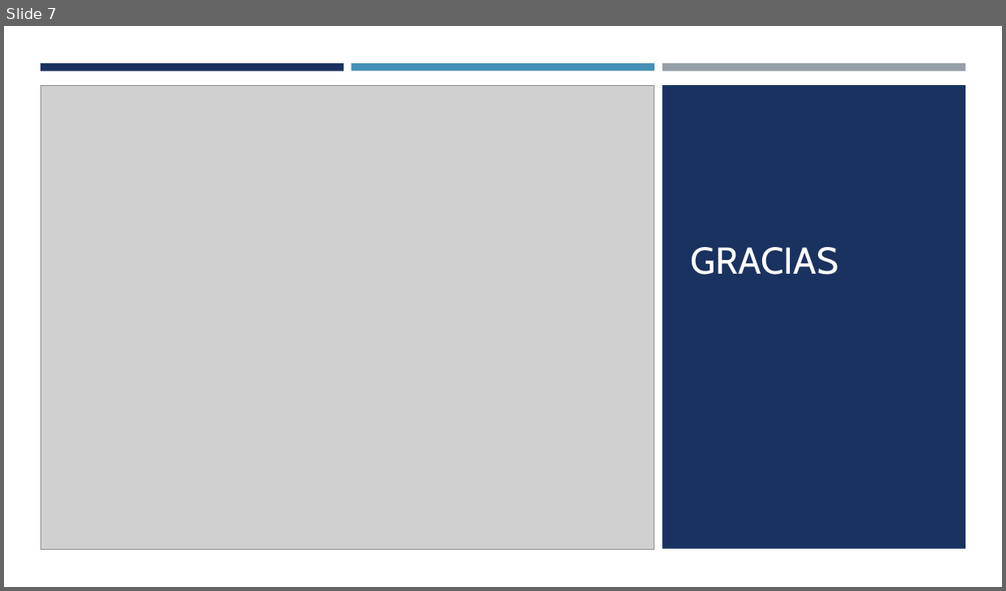
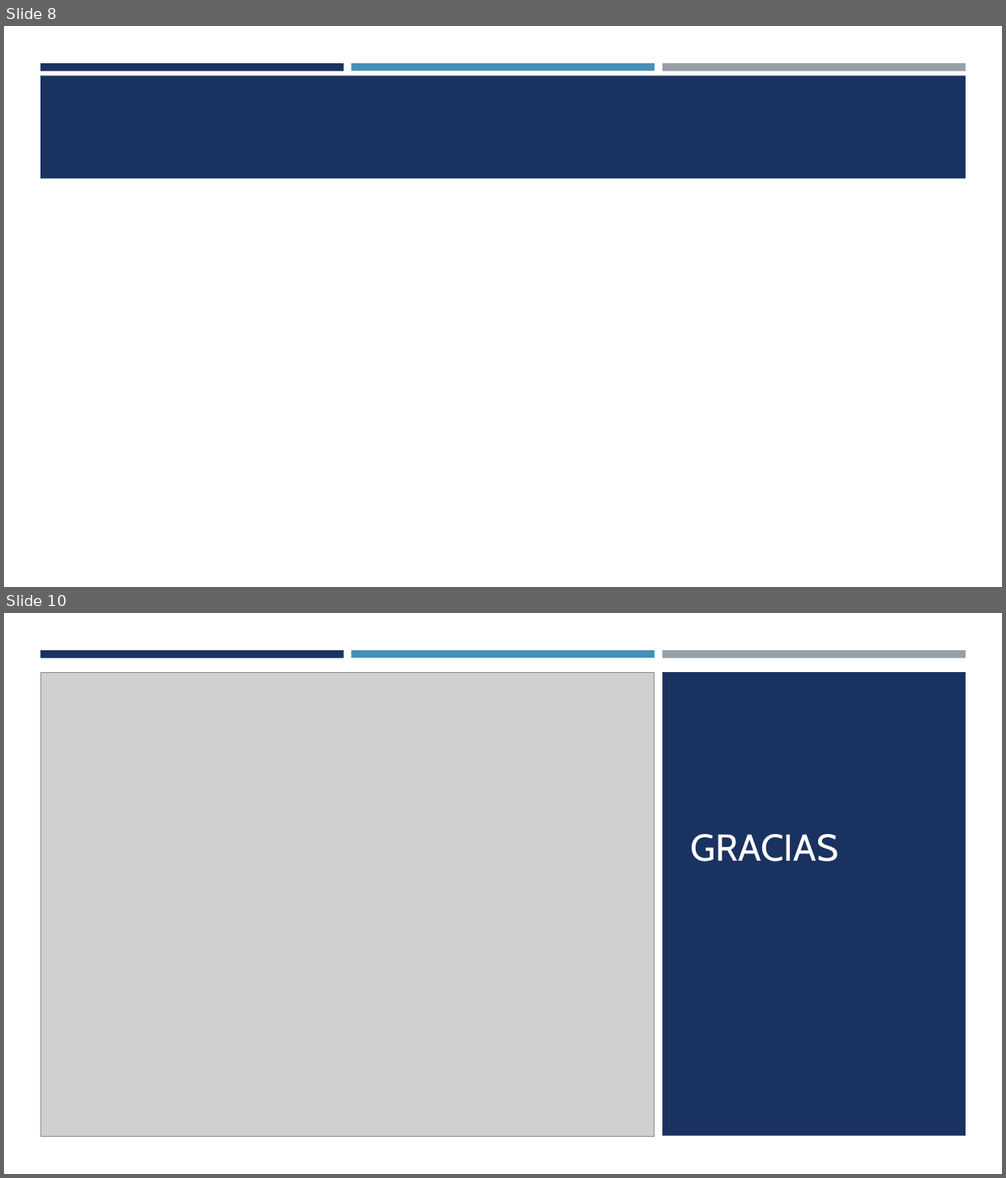
Before and after one commit to Vitali22/tesis, a slide deck: DocumentosTesina/Presentación.pptx. Shown one above the other, each under a label of ours: slide 7 before the commit, slides 8 and 10 after it; the slides between them are not shown. The pictures are 1006x591 and 1006x1178 pixels, drawn with LibreOffice and Linux fonts; fonts in the diff are those of the drawing; grey boxes stand for pictures. Boxes give left, top, right and bottom in pixels: in the first picture for what was removed or moved away, otherwise in the second. Text is boxed around its words. In the diff, an @@ line names an element or a change of style, - is before the commit and + after.

```diff
--- a/DocumentosTesina/Presentación.pptx
+++ b/DocumentosTesina/Presentación.pptx
@@ slide 8 added at (4, 26, 1002, 587), background #FFFFFF @@
@@ rectangle added at (40, 63, 344, 71), fill #1A3260 @@
@@ rectangle added at (351, 63, 654, 71), fill #4590B8 @@
@@ rectangle added at (662, 63, 965, 71), fill #969FA7 @@
@@ rectangle added at (40, 75, 966, 179), fill #1A3260 @@
@@ what was slide 7 is now slide 10 @@
```
Also in this commit, not shown: 4 slides changed, 2 other slides added, 1 other file.
